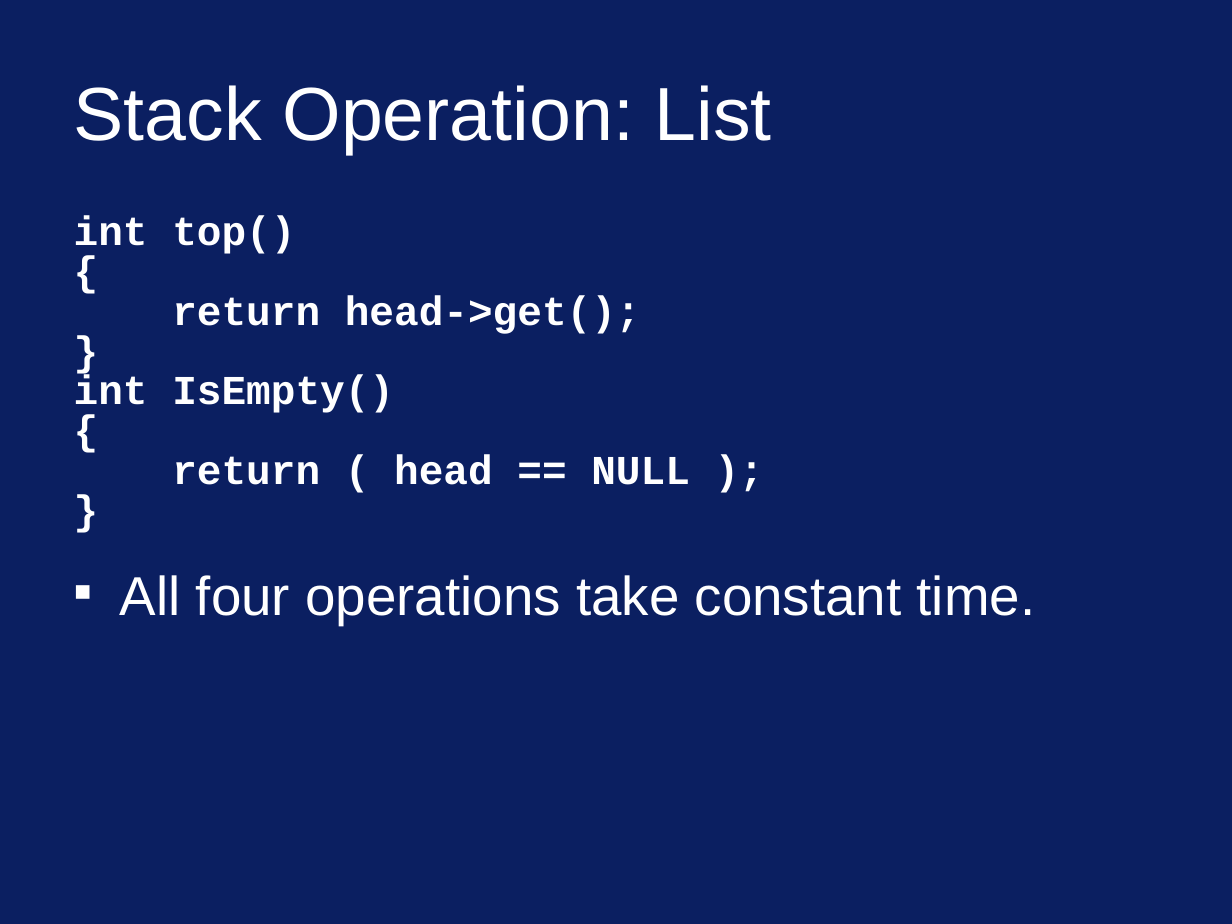
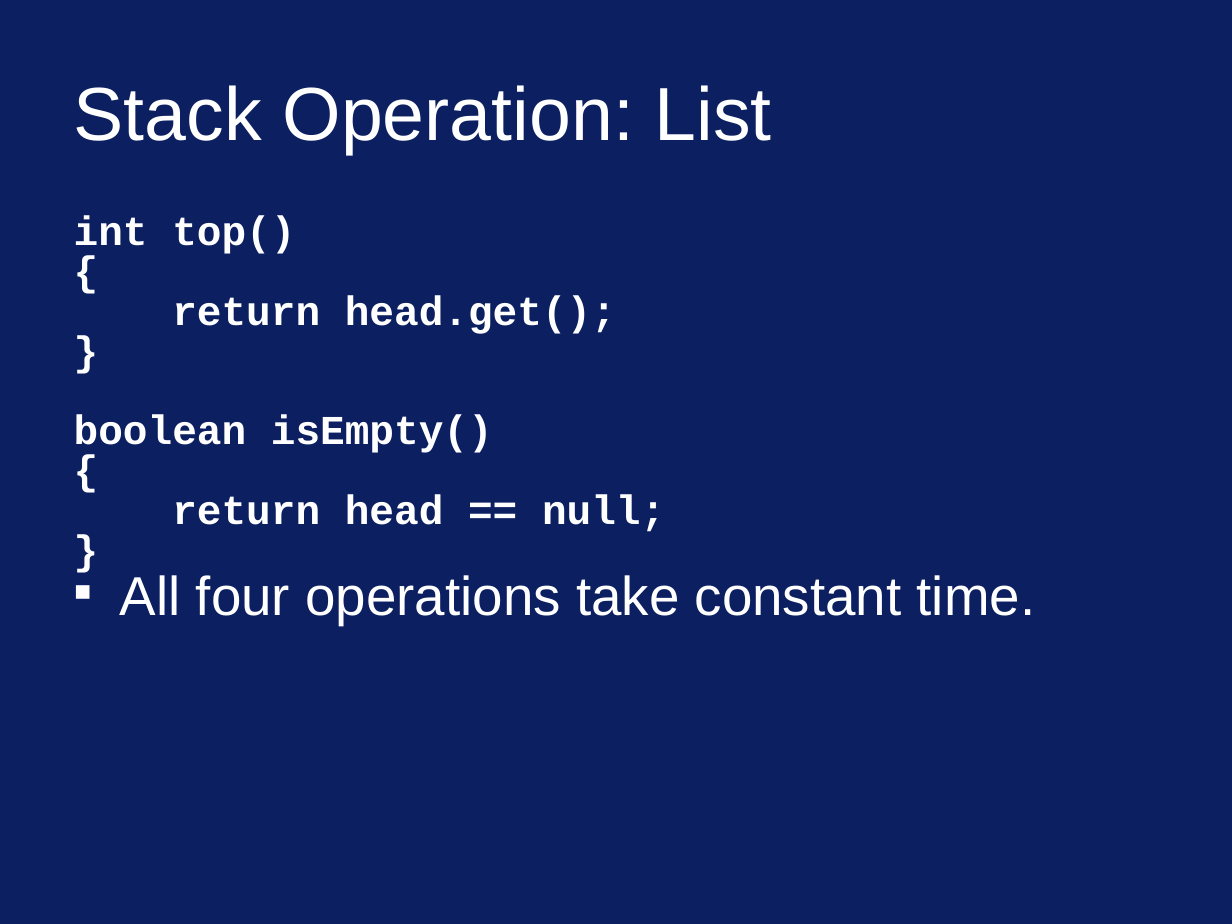
Before and after one commit to bamboat3/ds, a slide deck: slide 7 of lec06.ppt. Drawn at 1232x924 pixels with LibreOffice and Linux fonts; fonts in the diff are those of the drawing. Boxes give left, top, right and bottom in pixels: in the first picture for what was removed or moved away, otherwise in the second. Text is boxed around its words. In the diff, an @@ line names an element or a change of style, - is before the commit and + after.

```diff
--- a/lec06.ppt
+++ b/lec06.ppt
@@ text at bbox=[172, 295, 616, 334]: text changed @@
-return head->get();
+return head.get();
@@ text at bbox=[74, 415, 493, 457]: text changed @@
-int IsEmpty()
+boolean isEmpty()
@@ text at bbox=[172, 494, 665, 532]: text changed @@
-return ( head == NULL );
+return head == null;
```
Also in this commit, not shown: 2 other slides changed, 2 other files.
